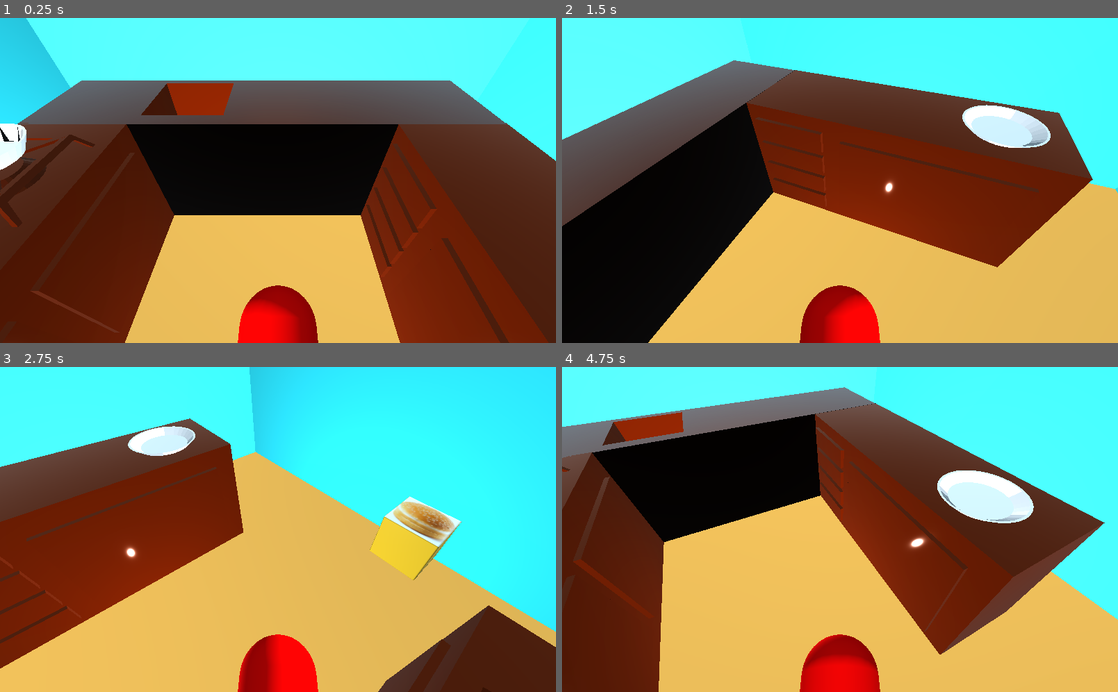
Above: before the commit, frames 1-4 (two rows, left to right).
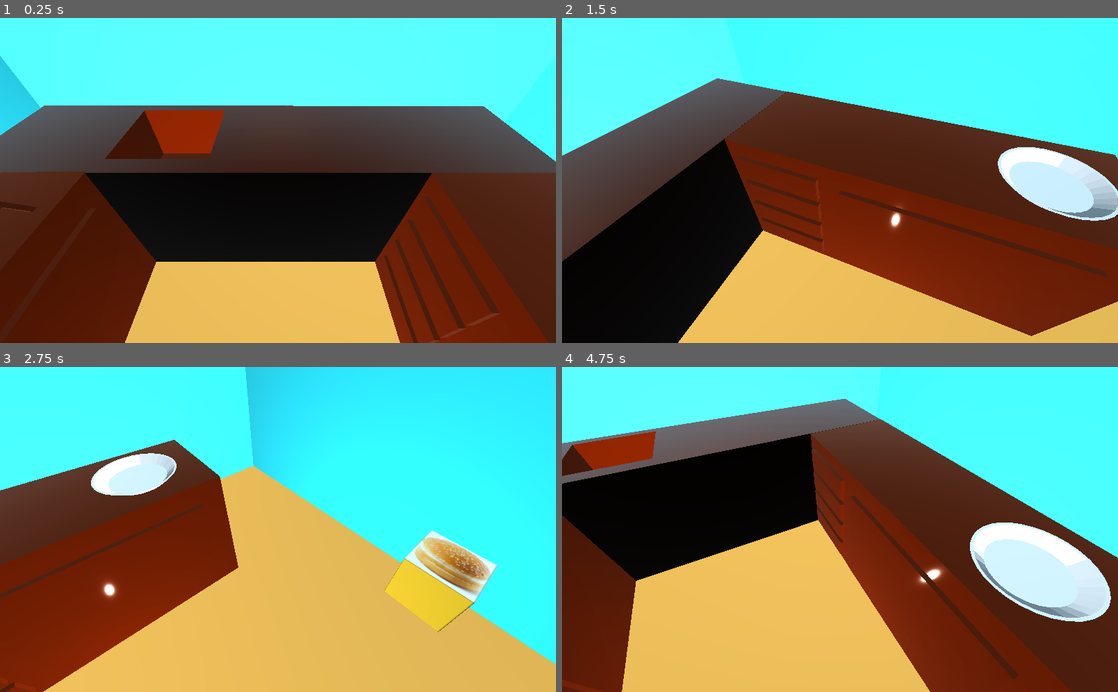
Above: after the commit, the same moments.

Repository: luanavicente/cozinhaemchamas
Game: Godot game, scene res://lanchonete.tscn
Same seed, same stepped clock (60 frames per second), same inputs: the game is played once before the commit and once after it.
Inputs:
- Up to frame 1 (0.25 s): no input
- Up to frame 2 (1.5 s): tap Enter at 0.5 s; hold Right (ui_right) 0.53-1.28 s; hold Down (ui_down) from 1.28 s (still down)
- Up to frame 3 (2.75 s): release Down (ui_down) at 2.03 s; hold Right (ui_right) from 2.03 s (still down)
- Up to frame 4 (4.75 s): release Right (ui_right) at 2.78 s; hold Up (ui_up) 2.78-3.53 s; hold Left (ui_left) from 3.53 s (still down)

The runs differ from the first frame. In frame 1, 36% of the frame differs, in the area x 0-100%, y 0-100%; in frame 2, 38%; in frame 3, 29%; in frame 4, 41%, in the area x 0-100%, y 6-100%.

Commit message:
Some com o player

Diff:
--- a/godot/lanchonete.tscn
+++ b/godot/lanchonete.tscn
@@ -30,7 +30,7 @@
 script = ExtResource( 4 )
 
 [node name="Camera" type="Camera" parent="player"]
-transform = Transform( 1, 0, 0, 0, 0.707107, 0.707107, 0, -0.707107, 0.707107, 0, 7, 1.0689 )
+transform = Transform( 1, 0, 0, 0, 0.707107, 0.707107, 0, -0.707107, 0.707107, 0, 7, -0.901747 )
 
 [node name="DirectionalLight" type="DirectionalLight" parent="."]
 transform = Transform( 0.75, 0.5, -0.433013, -0.433013, 0.866025, 0.25, 0.5, 0, 0.866025, -10, 13, 5 )
